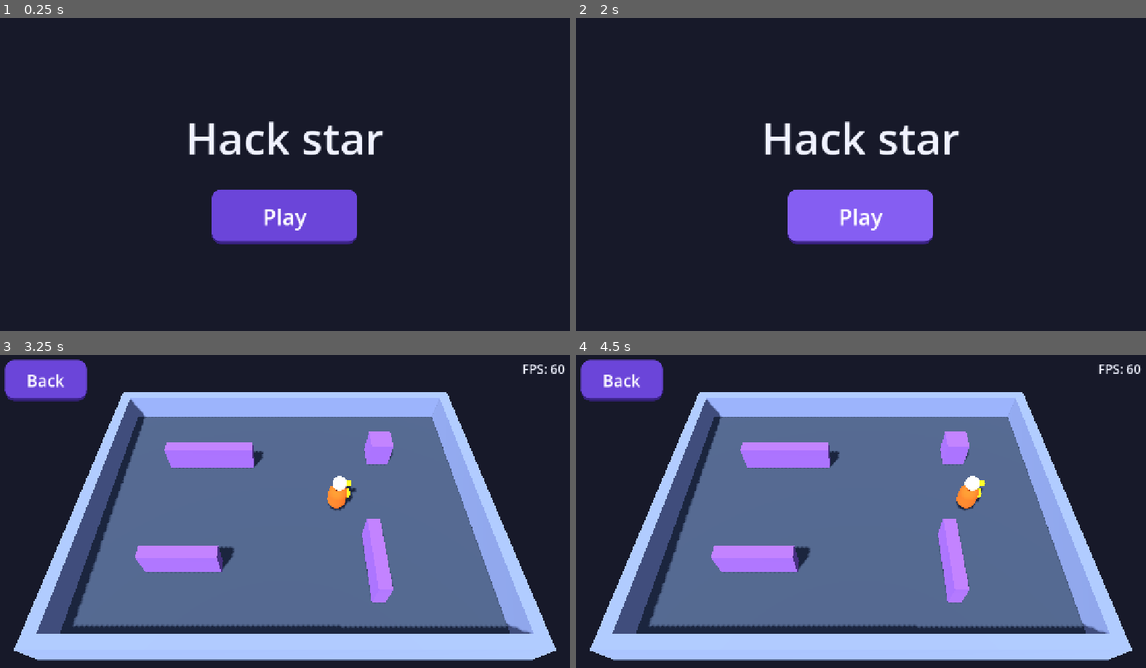
Above: before the commit, frames 1-4 (two rows, left to right).
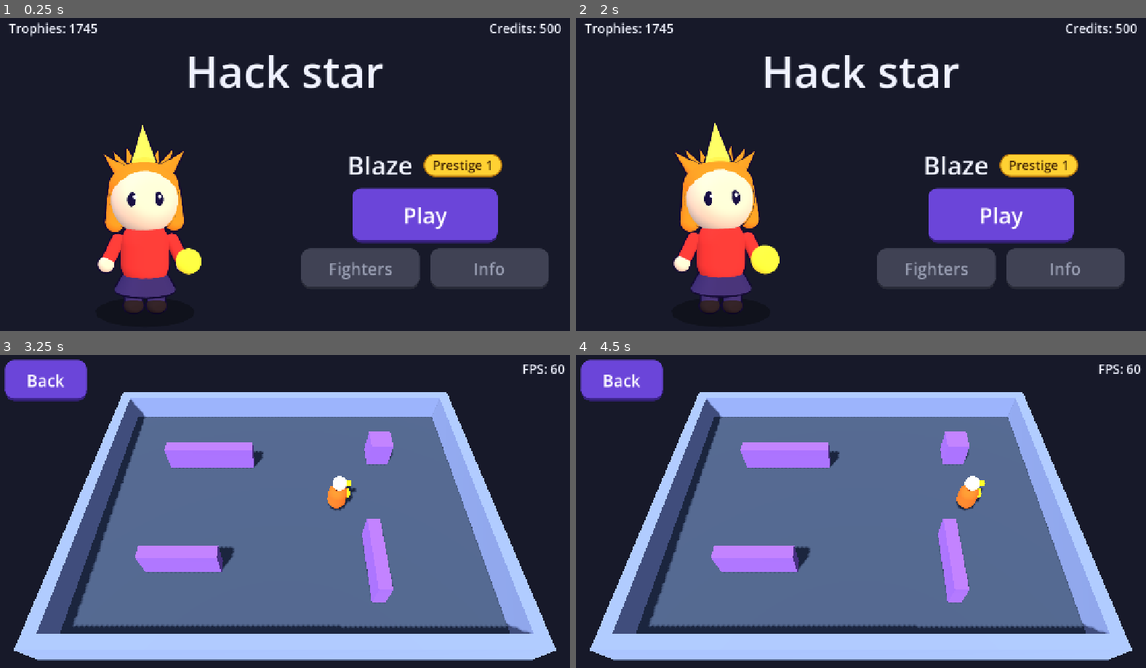
Above: after the commit, the same moments.

Repository: martinnordio/hack_star
Game: Godot game, scene res://scenes/home.tscn
Two runs of this game, one before a commit and one after it. Both use one fixed random seed, a clock stepped at 60 frames per second and the inputs below. Before the commit the project starts from res://scenes/start_screen.tscn.
Inputs (mouse positions are in pixels of both pictures, inside the frame that each line leads up to):
- Up to frame 1 (0.25 s): no input
- Up to frame 2 (2 s): click "Play" at 0.5 s; click "Back" at 1.25 s
- Up to frame 3 (3.25 s): click "Play" at 2 s; tap Enter at 2.75 s; move the mouse to (410, 495) at 2.77 s; hold D (move_right) from 2.78 s (still down); hold Shift from 2.78 s (still down); click (410, 495) at 2.92 s
- Up to frame 4 (4.5 s): release D (move_right) at 3.5 s; release Shift at 3.5 s; drag from (747, 530) to (832, 577) at 3.52 s; tap Space at 4.25 s; move the mouse to (918, 439) at 4.27 s; hold D (move_right) from 4.28 s (still down); tap Ctrl at 4.35 s

The runs differ from the first frame. In frame 1, 24% of the frame differs, in the area x 1-99%, y 1-94%; in frame 2, 24%; in frame 3, less than 0.1%; in frame 4, less than 0.1%.

Commit message:
Step 5: Home screen (#28)
Co-authored-by: Copilot <223556219+Copilot@users.noreply.github.com>

Diff:
--- a/hack_star_godot/project.godot
+++ b/hack_star_godot/project.godot
@@ -11,7 +11,7 @@
 [application]
 
 config/name="Hack star"
-run/main_scene="res://scenes/start_screen.tscn"
+run/main_scene="res://scenes/home.tscn"
 config/features=PackedStringArray("4.7", "GL Compatibility")
 
 [autoload]
--- a/hack_star_godot/scenes/autoload/screens.gd
+++ b/hack_star_godot/scenes/autoload/screens.gd
@@ -2,7 +2,7 @@
 ## The one way from screen to screen: every screen has a constant here and every Back goes home.
 ## A later spec adds its screen as one more constant.
 
-const HOME: String = "res://scenes/start_screen.tscn"
+const HOME: String = "res://scenes/home.tscn"
 const ARENA: String = "res://scenes/arena.tscn"
 
 
--- /dev/null
+++ b/hack_star_godot/scenes/home.gd
@@ -0,0 +1,39 @@
+extends Control
+## The home screen: the chosen fighter and skin, the player's trophies and credits, the
+## fighter's Prestige and **Play**. Fighters and Info open with Steps 7 and 9.
+
+@onready var _trophies_label: Label = $Margin/Column/TopBar/TrophiesLabel
+@onready var _credits_label: Label = $Margin/Column/TopBar/CreditsLabel
+@onready var _stage: FighterStage = $Margin/Column/Body/FighterStage
+@onready var _name_label: Label = $Margin/Column/Body/Controls/NameRow/NameLabel
+@onready var _badge: PrestigeBadge = $Margin/Column/Body/Controls/NameRow/PrestigeBadge
+@onready var _body: BoxContainer = $Margin/Column/Body
+@onready var _controls: Control = $Margin/Column/Body/Controls
+@onready var _play_button: Button = $Margin/Column/Body/Controls/PlayButton
+
+
+func _ready() -> void:
+	_play_button.pressed.connect(_on_play_pressed)
+	resized.connect(_arrange)
+	_arrange()
+	_refresh()
+
+
+# Wide: the fighter on the left, the buttons on the right. Tall: one column.
+func _arrange() -> void:
+	var wide: bool = size.x > size.y
+	_body.vertical = not wide
+	_controls.size_flags_vertical = Control.SIZE_EXPAND_FILL if wide else Control.SIZE_FILL
+
+
+func _refresh() -> void:
+	var fighter_id: String = GameState.selected_fighter
+	_trophies_label.text = "Trophies: %d" % GameState.total_trophies()
+	_credits_label.text = "Credits: %d" % GameState.credits
+	_name_label.text = Fighters.get_fighter(fighter_id)["name"]
+	_badge.show_for_trophies(GameState.trophies[fighter_id])
+	_stage.show_fighter(fighter_id, GameState.selected_skin())
+
+
+func _on_play_pressed() -> void:
+	Screens.go_to(Screens.ARENA)
--- /dev/null
+++ b/hack_star_godot/scenes/home.tscn
@@ -0,0 +1,114 @@
+[gd_scene format=3]
+
+[ext_resource type="Script" path="res://scenes/home.gd" id="1_home"]
+[ext_resource type="PackedScene" path="res://scenes/ui/fighter_stage.tscn" id="2_stage"]
+[ext_resource type="PackedScene" path="res://scenes/ui/prestige_badge.tscn" id="3_badge"]
+
+[node name="Home" type="Control"]
+layout_mode = 3
+anchors_preset = 15
+anchor_right = 1.0
+anchor_bottom = 1.0
+grow_horizontal = 2
+grow_vertical = 2
+script = ExtResource("1_home")
+
+[node name="Background" type="Panel" parent="."]
+layout_mode = 1
+anchors_preset = 15
+anchor_right = 1.0
+anchor_bottom = 1.0
+grow_horizontal = 2
+grow_vertical = 2
+theme_type_variation = &"BackgroundPanel"
+
+[node name="Margin" type="MarginContainer" parent="."]
+layout_mode = 1
+anchors_preset = 15
+anchor_right = 1.0
+anchor_bottom = 1.0
+grow_horizontal = 2
+grow_vertical = 2
+theme_override_constants/margin_left = 32
+theme_override_constants/margin_top = 16
+theme_override_constants/margin_right = 32
+theme_override_constants/margin_bottom = 16
+
+[node name="Column" type="VBoxContainer" parent="Margin"]
+layout_mode = 2
+theme_override_constants/separation = 8
+
+[node name="TopBar" type="HBoxContainer" parent="Margin/Column"]
+layout_mode = 2
+
+[node name="TrophiesLabel" type="Label" parent="Margin/Column/TopBar"]
+layout_mode = 2
+size_flags_horizontal = 3
+text = "Trophies: 0"
+
+[node name="CreditsLabel" type="Label" parent="Margin/Column/TopBar"]
+layout_mode = 2
+size_flags_horizontal = 3
+text = "Credits: 0"
+horizontal_alignment = 2
+
+[node name="Title" type="Label" parent="Margin/Column"]
+layout_mode = 2
+theme_override_font_sizes/font_size = 96
+text = "Hack star"
+horizontal_alignment = 1
+
+[node name="Body" type="BoxContainer" parent="Margin/Column"]
+layout_mode = 2
+size_flags_vertical = 3
+theme_override_constants/separation = 16
+
+[node name="FighterStage" parent="Margin/Column/Body" instance=ExtResource("2_stage")]
+custom_minimum_size = Vector2(240, 160)
+layout_mode = 2
+size_flags_horizontal = 3
+size_flags_vertical = 3
+
+[node name="Controls" type="VBoxContainer" parent="Margin/Column/Body"]
+layout_mode = 2
+size_flags_horizontal = 3
+theme_override_constants/separation = 12
+alignment = 1
+
+[node name="NameRow" type="HBoxContainer" parent="Margin/Column/Body/Controls"]
+layout_mode = 2
+theme_override_constants/separation = 24
+alignment = 1
+
+[node name="NameLabel" type="Label" parent="Margin/Column/Body/Controls/NameRow"]
+layout_mode = 2
+theme_type_variation = &"HeadingLabel"
+text = "Blaze"
+
+[node name="PrestigeBadge" parent="Margin/Column/Body/Controls/NameRow" instance=ExtResource("3_badge")]
+layout_mode = 2
+size_flags_vertical = 4
+
+[node name="PlayButton" type="Button" parent="Margin/Column/Body/Controls"]
+custom_minimum_size = Vector2(320, 120)
+layout_mode = 2
+size_flags_horizontal = 4
+theme_type_variation = &"BigButton"
+text = "Play"
+
+[node name="MoreRow" type="HBoxContainer" parent="Margin/Column/Body/Controls"]
+layout_mode = 2
+theme_override_constants/separation = 24
+alignment = 1
+
+[node name="FightersButton" type="Button" parent="Margin/Column/Body/Controls/MoreRow"]
+custom_minimum_size = Vector2(260, 80)
+layout_mode = 2
+disabled = true
+text = "Fighters"
+
+[node name="InfoButton" type="Button" parent="Margin/Column/Body/Controls/MoreRow"]
+custom_minimum_size = Vector2(260, 80)
+layout_mode = 2
+disabled = true
+text = "Info"
--- a/hack_star_godot/scenes/start_screen.gd
+++ /dev/null
@@ -1,11 +0,0 @@
-extends Control
-
-@onready var _play_button: Button = $Center/Column/PlayButton
-
-
-func _ready() -> void:
-	_play_button.pressed.connect(_on_play_pressed)
-
-
-func _on_play_pressed() -> void:
-	Screens.go_to(Screens.ARENA)
--- a/hack_star_godot/scenes/start_screen.tscn
+++ /dev/null
@@ -1,46 +0,0 @@
-[gd_scene load_steps=2 format=3]
-
-[ext_resource type="Script" path="res://scenes/start_screen.gd" id="1_start"]
-
-[node name="StartScreen" type="Control"]
-layout_mode = 3
-anchors_preset = 15
-anchor_right = 1.0
-anchor_bottom = 1.0
-grow_horizontal = 2
-grow_vertical = 2
-script = ExtResource("1_start")
-
-[node name="Background" type="Panel" parent="."]
-layout_mode = 1
-anchors_preset = 15
-anchor_right = 1.0
-anchor_bottom = 1.0
-grow_horizontal = 2
-grow_vertical = 2
-theme_type_variation = &"BackgroundPanel"
-
-[node name="Center" type="CenterContainer" parent="."]
-layout_mode = 1
-anchors_preset = 15
-anchor_right = 1.0
-anchor_bottom = 1.0
-grow_horizontal = 2
-grow_vertical = 2
-
-[node name="Column" type="VBoxContainer" parent="Center"]
-layout_mode = 2
-theme_override_constants/separation = 48
-
-[node name="Title" type="Label" parent="Center/Column"]
-layout_mode = 2
-theme_override_font_sizes/font_size = 96
-text = "Hack star"
-horizontal_alignment = 1
-
-[node name="PlayButton" type="Button" parent="Center/Column"]
-custom_minimum_size = Vector2(320, 120)
-layout_mode = 2
-size_flags_horizontal = 4
-theme_type_variation = &"BigButton"
-text = "Play"
--- /dev/null
+++ b/hack_star_godot/scenes/ui/prestige_badge.gd
@@ -0,0 +1,12 @@
+class_name PrestigeBadge
+extends PanelContainer
+## The Prestige badge of a fighter with 1000 trophies or more; it hides itself below that.
+
+@onready var _label: Label = $Label
+
+
+## Shows the badge for the Prestige level of `trophies`, or hides it when the level is 0.
+func show_for_trophies(trophies: int) -> void:
+	var level: int = Prestige.level(trophies)
+	visible = level >= 1
+	_label.text = "Prestige %d" % level
--- /dev/null
+++ b/hack_star_godot/scenes/ui/prestige_badge.tscn
@@ -0,0 +1,29 @@
+[gd_scene format=3]
+
+[ext_resource type="Script" path="res://scenes/ui/prestige_badge.gd" id="1_badge"]
+
+[sub_resource type="StyleBoxFlat" id="StyleBoxFlat_badge"]
+content_margin_left = 20.0
+content_margin_top = 6.0
+content_margin_right = 20.0
+content_margin_bottom = 6.0
+bg_color = Color(1, 0.82, 0.2, 1)
+corner_radius_top_left = 24
+corner_radius_top_right = 24
+corner_radius_bottom_right = 24
+corner_radius_bottom_left = 24
+border_width_left = 3
+border_width_top = 3
+border_width_right = 3
+border_width_bottom = 3
+border_color = Color(0.7, 0.45, 0.05, 1)
+
+[node name="PrestigeBadge" type="PanelContainer"]
+theme_override_styles/panel = SubResource("StyleBoxFlat_badge")
+script = ExtResource("1_badge")
+
+[node name="Label" type="Label" parent="."]
+layout_mode = 2
+theme_override_colors/font_color = Color(0.25, 0.14, 0.02, 1)
+text = "Prestige 1"
+horizontal_alignment = 1
--- /dev/null
+++ b/hack_star_godot/tests/test_home.gd
@@ -0,0 +1,76 @@
+extends GutTest
+
+const HOME: PackedScene = preload("res://scenes/home.tscn")
+
+
+func before_each() -> void:
+	GameState.reset()
+
+
+func _show_home() -> Control:
+	var screen: Control = autofree(HOME.instantiate())
+	add_child(screen)
+	return screen
+
+
+func test_shows_title_and_play() -> void:
+	var screen: Control = _show_home()
+	assert_eq(screen.get_node("Margin/Column/Title").text, "Hack star")
+	var button: Button = screen.get_node("Margin/Column/Body/Controls/PlayButton")
+	assert_eq(button.text, "Play")
+	assert_gte(button.custom_minimum_size.y, 100.0, "big enough for a thumb")
+
+
+func test_shows_the_values_of_game_state() -> void:
+	GameState.credits = 321
+	var screen: Control = _show_home()
+	var trophies_text: String = screen.get_node("Margin/Column/TopBar/TrophiesLabel").text
+	assert_eq(trophies_text, "Trophies: %d" % GameState.total_trophies())
+	assert_eq(screen.get_node("Margin/Column/TopBar/CreditsLabel").text, "Credits: 321")
+	assert_eq(screen.get_node("Margin/Column/Body/Controls/NameRow/NameLabel").text, "Blaze")
+
+
+func test_shows_the_selected_fighter_and_skin() -> void:
+	GameState.select("rocko", "crystal")
+	var screen: Control = _show_home()
+	var stage: FighterStage = screen.get_node("Margin/Column/Body/FighterStage")
+	assert_eq(stage.model.fighter_id, "rocko")
+	assert_eq(stage.model.skin_id, "crystal")
+	assert_eq(screen.get_node("Margin/Column/Body/Controls/NameRow/NameLabel").text, "Rocko")
+
+
+func test_blaze_shows_prestige_1() -> void:
+	var screen: Control = _show_home()
+	var badge: PrestigeBadge = screen.get_node("Margin/Column/Body/Controls/NameRow/PrestigeBadge")
+	assert_true(badge.visible)
+	assert_eq(badge.get_node("Label").text, "Prestige 1")
+
+
+func test_fighter_under_1000_trophies_shows_no_badge() -> void:
+	GameState.select("turbo", "default")
+	var screen: Control = _show_home()
+	assert_false(screen.get_node("Margin/Column/Body/Controls/NameRow/PrestigeBadge").visible)
+
+
+func test_fighters_and_info_wait_for_their_steps() -> void:
+	var screen: Control = _show_home()
+	assert_true(screen.get_node("Margin/Column/Body/Controls/MoreRow/FightersButton").disabled)
+	assert_true(screen.get_node("Margin/Column/Body/Controls/MoreRow/InfoButton").disabled)
+
+
+func test_play_opens_the_arena() -> void:
+	var tree: SceneTree = get_tree()
+	var previous: Node = tree.current_scene
+	var placeholder: Node = Node.new()
+	tree.root.add_child(placeholder)
+	tree.current_scene = placeholder
+	var screen: Control = HOME.instantiate()
+	placeholder.add_child(screen)
+	var button: Button = screen.get_node("Margin/Column/Body/Controls/PlayButton")
+	button.pressed.emit()
+	await wait_process_frames(2)
+	var shown: Node = tree.current_scene
+	assert_eq(shown.scene_file_path, Screens.ARENA, "Play opens the arena")
+	shown.queue_free()
+	await wait_process_frames(1)
+	tree.current_scene = previous
--- a/hack_star_godot/tests/test_screen_sizes.gd
+++ b/hack_star_godot/tests/test_screen_sizes.gd
@@ -2,7 +2,7 @@
 ## Every screen fits desktop, iPad and phone sizes in landscape and portrait (spec 03, D5),
 ## and Play and Back react to a mouse click and to a touch.
 
-const START_SCREEN: PackedScene = preload("res://scenes/start_screen.tscn")
+const HOME_SCENE: PackedScene = preload("res://scenes/home.tscn")
 const ARENA_SCENE: PackedScene = preload("res://scenes/arena.tscn")
 const ArenaScript: GDScript = preload("res://scenes/arena.gd")
 const SIZES: Dictionary = {
@@ -72,14 +72,25 @@
 		button.pressed.disconnect(connection["callable"])
 
 
-func test_start_screen_fits_every_size() -> void:
+func test_home_fits_every_size() -> void:
+	var paths: Array[String] = [
+		"Margin/Column/TopBar/TrophiesLabel",
+		"Margin/Column/TopBar/CreditsLabel",
+		"Margin/Column/Title",
+		"Margin/Column/Body/FighterStage",
+		"Margin/Column/Body/Controls/NameRow/NameLabel",
+		"Margin/Column/Body/Controls/NameRow/PrestigeBadge",
+		"Margin/Column/Body/Controls/PlayButton",
+		"Margin/Column/Body/Controls/MoreRow/FightersButton",
+		"Margin/Column/Body/Controls/MoreRow/InfoButton",
+	]
 	for label: String in SIZES:
 		var size: Vector2i = SIZES[label]
-		var shown: Array = await _show_in_viewport(START_SCREEN, size)
+		var shown: Array = await _show_in_viewport(HOME_SCENE, size)
 		var screen: Control = shown[1]
 		var visible_rect: Rect2 = Rect2(Vector2.ZERO, _content_size(size))
-		_assert_inside(screen.get_node("Center/Column/Title"), visible_rect, "%s title" % label)
-		_assert_inside(screen.get_node("Center/Column/PlayButton"), visible_rect, "%s Play" % label)
+		for path: String in paths:
+			_assert_inside(screen.get_node(path), visible_rect, "%s %s" % [label, path])
 		shown[0].queue_free()
 
 
@@ -103,8 +114,8 @@
 
 
 func test_play_reacts_to_mouse_click() -> void:
-	var shown: Array = await _show_in_viewport(START_SCREEN, Vector2i(1280, 720))
-	var button: Button = shown[1].get_node("Center/Column/PlayButton")
+	var shown: Array = await _show_in_viewport(HOME_SCENE, Vector2i(1280, 720))
+	var button: Button = shown[1].get_node("Margin/Column/Body/Controls/PlayButton")
 	_drop_handlers(button)
 	watch_signals(button)
 	_click(shown[0], button)
@@ -112,8 +123,8 @@
 
 
 func test_play_reacts_to_touch() -> void:
-	var shown: Array = await _show_in_viewport(START_SCREEN, Vector2i(844, 390))
-	var button: Button = shown[1].get_node("Center/Column/PlayButton")
+	var shown: Array = await _show_in_viewport(HOME_SCENE, Vector2i(844, 390))
+	var button: Button = shown[1].get_node("Margin/Column/Body/Controls/PlayButton")
 	_drop_handlers(button)
 	watch_signals(button)
 	_touch(shown[0], button)
--- a/hack_star_godot/tests/test_start_screen.gd
+++ /dev/null
@@ -1,18 +0,0 @@
-extends GutTest
-
-const START_SCREEN: PackedScene = preload("res://scenes/start_screen.tscn")
-
-
-func test_scene_loads_and_shows_title() -> void:
-	var screen: Control = autofree(START_SCREEN.instantiate())
-	add_child(screen)
-	var title: Label = screen.get_node("Center/Column/Title")
-	assert_eq(title.text, "Hack star")
-
-
-func test_scene_has_play_button() -> void:
-	var screen: Control = autofree(START_SCREEN.instantiate())
-	add_child(screen)
-	var button: Button = screen.get_node("Center/Column/PlayButton")
-	assert_eq(button.text, "Play")
-	assert_gte(button.custom_minimum_size.y, 100.0, "big enough for a thumb")
Renamed: hack_star_godot/scenes/start_screen.gd.uid -> hack_star_godot/scenes/home.gd.uid
Not shown, added: hack_star_godot/scenes/ui/prestige_badge.gd.uid
Renamed: hack_star_godot/tests/test_start_screen.gd.uid -> hack_star_godot/tests/test_home.gd.uid
Not shown, changed: hack_star_godot/.specs/features/2026_11_12_04_basic_ui_spec.md
Not shown, changed: hack_star_godot/docs/architecture.md
